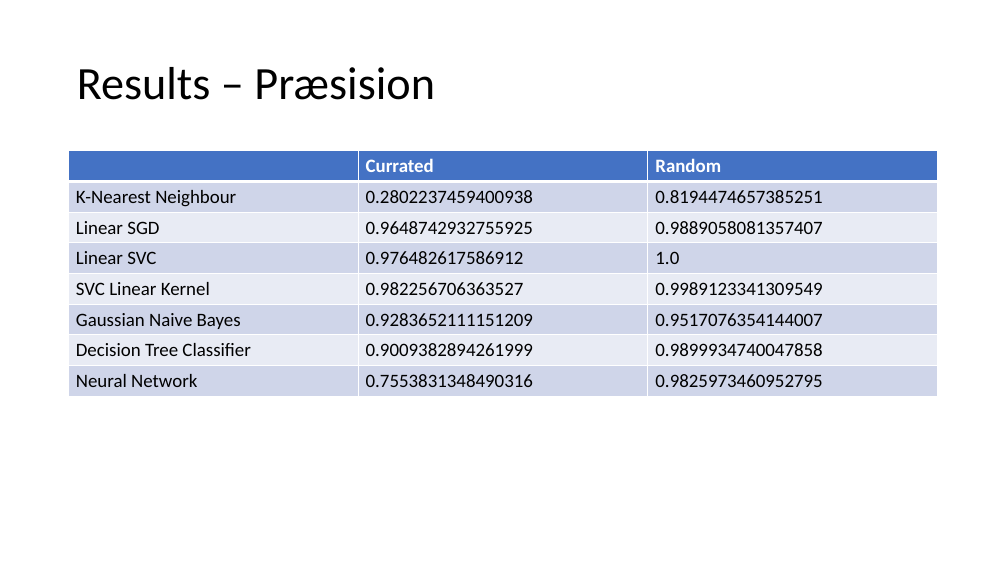
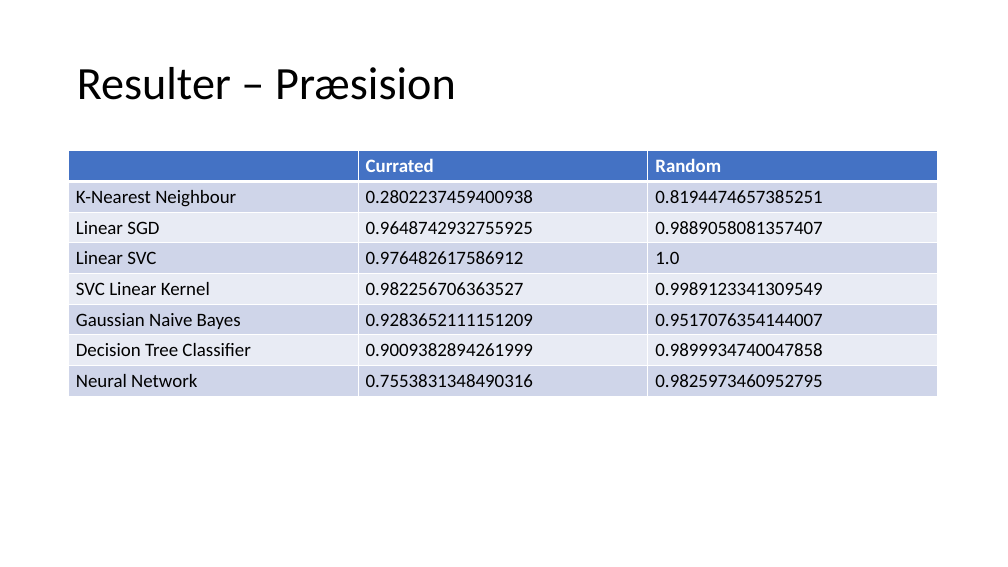
Before and after one commit to BenjaminElifLarsen/Machine_Learning_School, a slide deck: slide 12 of Case/Presentation/Presentation.pptx (slide 11 before the commit). Drawn at 1008x567 pixels with LibreOffice and Linux fonts; fonts in the diff are those of the drawing. Boxes give left, top, right and bottom in pixels: in the first picture for what was removed or moved away, otherwise in the second. Text is boxed around its words. In the diff, an @@ line names an element or a change of style, - is before the commit and + after.

```diff
--- a/Case/Presentation/Presentation.pptx
+++ b/Case/Presentation/Presentation.pptx
@@ title at (x1=77, y1=67, x2=456, y2=100): text changed @@
-Results – Præsision
+Resulter – Præsision
```
Also in this commit, not shown: 7 other slides changed, 2 slides added, 2 other files.
